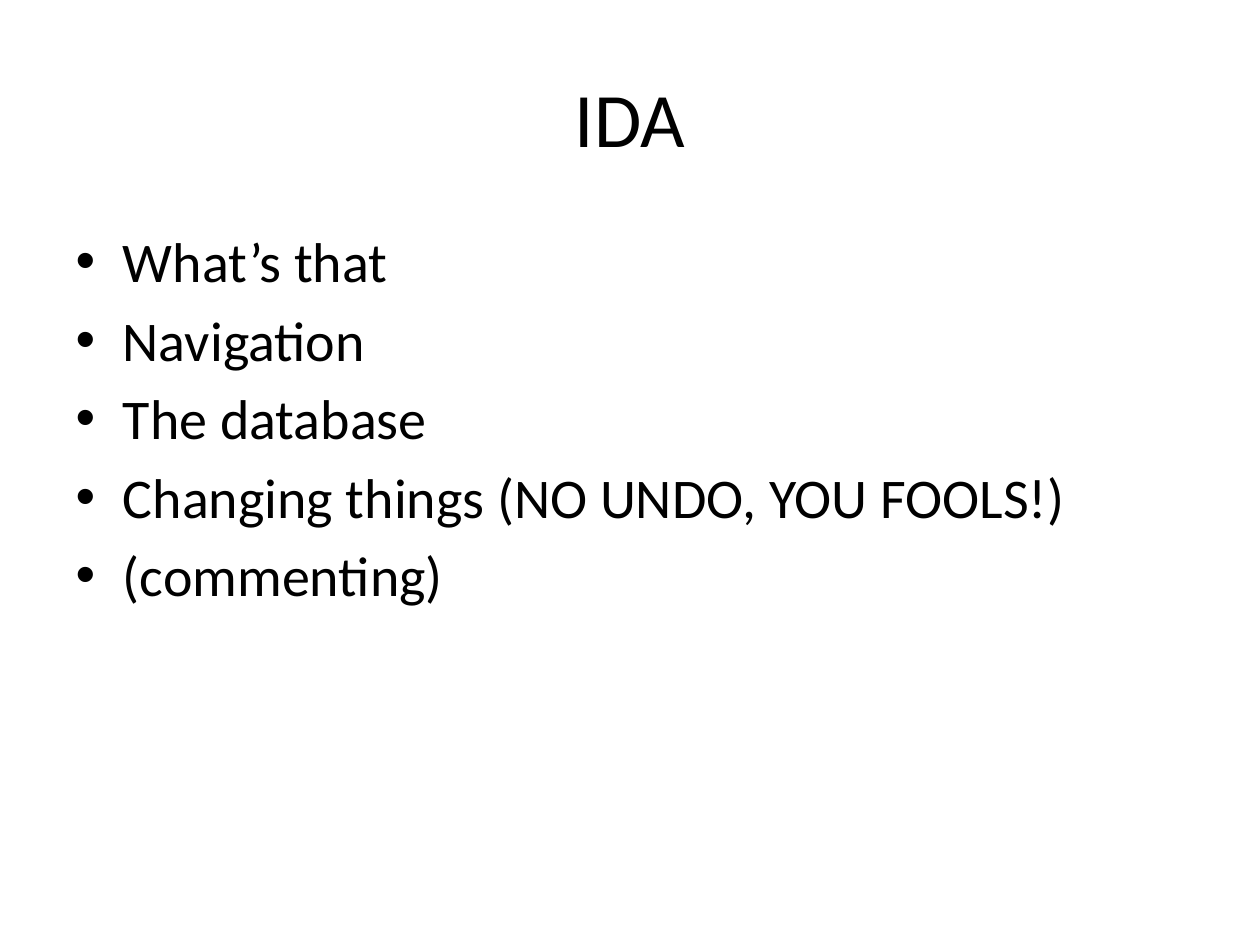
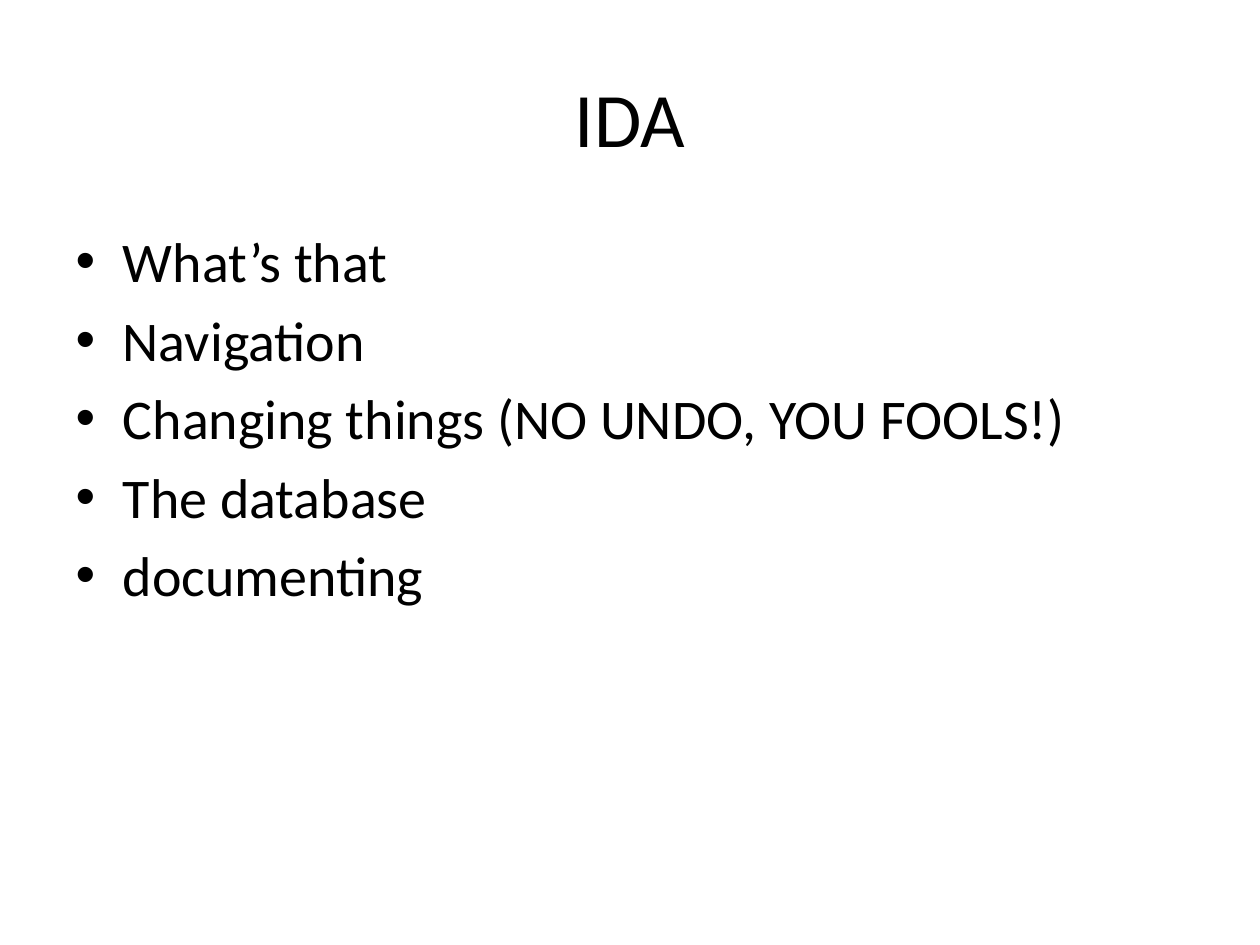
Before and after one commit to m0t/liatioan, a slide deck: slide 2 of slides.pptx. Drawn at 1260x945 pixels with LibreOffice and Linux fonts; fonts in the diff are those of the drawing. Boxes give left, top, right and bottom in pixels: in the first picture for what was removed or moved away, otherwise in the second. Text is boxed around its words. In the diff, an @@ line names an element or a change of style, - is before the commit and + after.

Commit message:
slides

```diff
--- a/slides.pptx
+++ b/slides.pptx
@@ text at (x1=123, y1=398, x2=1064, y2=449): paragraph added @@
+• Changing things (NO UNDO, YOU FOOLS!)
@@ text at (x1=123, y1=557, x2=423, y2=606): text changed @@
-• Changing things (NO UNDO, YOU FOOLS!)
-• (commenting)
+• documenting
```
Also in this commit, not shown: 4 other slides changed, 1 other file.
